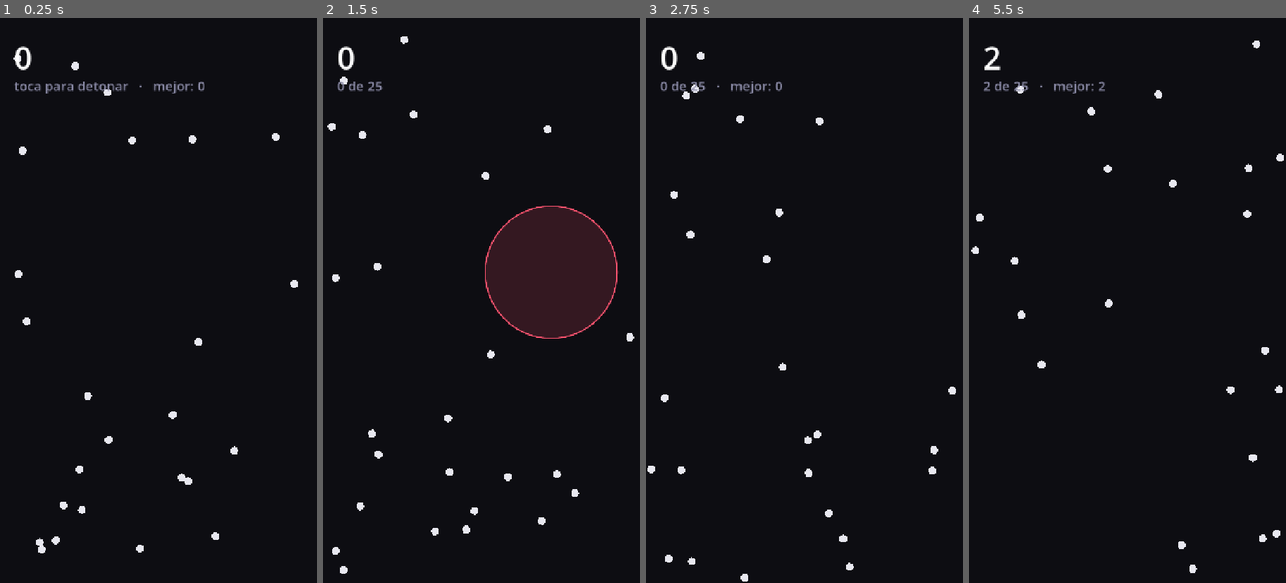
Above: before the commit, frames 1-4 (left to right).
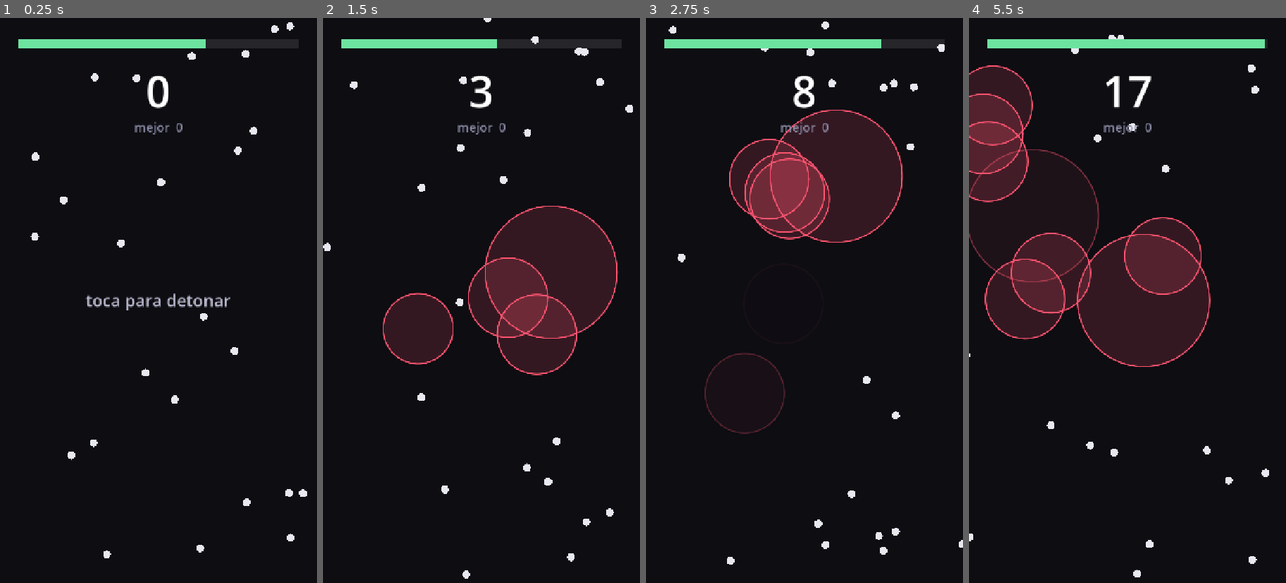
Above: after the commit, the same moments.

Repository: DanyDanny7/yesca
Game: Godot game, scene res://main.tscn
Two runs of this game, one before a commit and one after it. Both use one fixed random seed, a clock stepped at 60 frames per second and the inputs below.
Inputs (mouse positions are in pixels of both pictures, inside the frame that each line leads up to):
- Up to frame 1 (0.25 s): no input
- Up to frame 2 (1.5 s): move the mouse to (551, 272) at 0.52 s; click (551, 272) at 0.67 s; move the mouse to (418, 328) at 1.27 s; click (418, 328) at 1.42 s
- Up to frame 3 (2.75 s): move the mouse to (836, 176) at 2.02 s; click (836, 176) at 2.17 s
- Up to frame 4 (5.5 s): move the mouse to (1111, 413) at 2.77 s; click (1111, 413) at 2.92 s; move the mouse to (1222, 385) at 3.52 s; click (1222, 385) at 3.67 s; move the mouse to (1032, 215) at 4.27 s; click (1032, 215) at 4.42 s; move the mouse to (1143, 300) at 5.02 s; click (1143, 300) at 5.17 s

The runs differ from the first frame. In frame 1, 3.7% of the frame differs, in the area x 4-97%, y 0-96%; in frame 2, 9.7%; in frame 3, 13%; in frame 4, 20%, in the area x 0-100%, y 3-99%.

Commit message:
v1: campo continuo y barra de tiempo
El v0 se sentía un bucle sin avance, y con razón: había copiado la estructura
por rondas de Boomshine (detonar, resolver, borrar el tablero, repetir) cuando
el concepto pedía endless explícitamente. Ahora el tablero no se borra nunca y
los puntos atrapados se reponen entrando por los bordes, nunca en medio, para
no romper la lectura de trayectorias.

Con la barra de tiempo aparecieron dos decisiones:

La muerte se evalúa solo con el tablero quieto (barra a cero Y sin detonaciones
vivas), así que un último tap desesperado todavía puede salvarte.

La rampa de dificultad tiene que atacar la economía, no la estética. Subir solo
la velocidad de los puntos no amenazaba a nadie: un jugador competente saca
~7.5s por cada 1.5s que gasta y con ese 4x la barra nunca lo alcanza. Medido,
4 minutos sin morir ni una vez. Con drain_ramp_per_min ambos perfiles mueren:
el descuidado a los ~26s con 37 puntos, el bueno a los ~185s con 462.

Se añade tools/simulacion.gd, que juega partidas enteras con dos perfiles.

Co-Authored-By: Claude Opus 5 (1M context) <noreply@anthropic.com>

Diff:
--- a/main.tscn
+++ b/main.tscn
@@ -11,19 +11,49 @@
 
 [node name="UI" type="CanvasLayer" parent="."]
 
-[node name="Chain" type="Label" parent="UI"]
-offset_left = 32.0
-offset_top = 40.0
-offset_right = 688.0
-offset_bottom = 140.0
-theme_override_font_sizes/font_size = 72
+[node name="BarBg" type="ColorRect" parent="UI"]
+anchor_right = 1.0
+offset_left = 40.0
+offset_top = 48.0
+offset_right = -40.0
+offset_bottom = 68.0
+mouse_filter = 2
+color = Color(1, 1, 1, 0.1)
+
+[node name="BarFill" type="ColorRect" parent="UI/BarBg"]
+offset_right = 20.0
+offset_bottom = 20.0
+mouse_filter = 2
+color = Color(0.427, 0.89, 0.627, 1)
+
+[node name="Score" type="Label" parent="UI"]
+anchor_right = 1.0
+offset_top = 96.0
+offset_bottom = 230.0
+mouse_filter = 2
+theme_override_font_sizes/font_size = 100
 text = "0"
+horizontal_alignment = 1
 
-[node name="Hint" type="Label" parent="UI"]
-offset_left = 32.0
-offset_top = 132.0
-offset_right = 688.0
-offset_bottom = 180.0
+[node name="Best" type="Label" parent="UI"]
+anchor_right = 1.0
+offset_top = 228.0
+offset_bottom = 272.0
+mouse_filter = 2
 theme_override_colors/font_color = Color(0.55, 0.55, 0.66, 1)
-theme_override_font_sizes/font_size = 30
+theme_override_font_sizes/font_size = 28
+text = "mejor  0"
+horizontal_alignment = 1
+
+[node name="Message" type="Label" parent="UI"]
+anchor_top = 0.5
+anchor_right = 1.0
+anchor_bottom = 0.5
+offset_top = -80.0
+offset_bottom = 80.0
+mouse_filter = 2
+theme_override_colors/font_color = Color(0.72, 0.72, 0.8, 1)
+theme_override_font_sizes/font_size = 38
 text = "toca para detonar"
+horizontal_alignment = 1
+vertical_alignment = 1
--- a/scripts/main.gd
+++ b/scripts/main.gd
@@ -1,77 +1,144 @@
 extends Node2D
 
-## Prototipo v0 — Cadena.
-##
-## Aquí se evalúa UNA sola cosa: si la reacción en cadena se siente bien al
-## tacto. No hay barra de tiempo, ni récord persistente, ni derrota — eso es v1.
-## Si esta pantalla no da ganas de volver a tocar, el concepto se cae y no vale
-## la pena seguir. Ver contexto/03-concepto-cadena.md
+## Cadena — v1.
+##
+## Campo continuo: los puntos entran desde los bordes sin parar y el tablero
+## nunca se borra. Una barra de tiempo baja sola; tocar cuesta tiempo y atrapar
+## lo devuelve. Ver contexto/03-concepto-cadena.md
+##
+## v0 estaba estructurado por rondas (detonar, resolver, borrar todo, repetir).
+## Se sentía un bucle cerrado sin avance, que era exactamente el defecto que el
+## concepto endless existía para evitar.
 
 # Los parámetros de calibración van como @export para poder moverlos desde el
 # inspector con el juego corriendo. Calibrar recompilando es insufrible, y en
 # esta fase calibrar ES el trabajo.
 
-@export var dot_count: int = 25
+@export_group("Campo")
+@export var target_dots: int = 25
 @export var dot_speed_min: float = 60.0
 @export var dot_speed_max: float = 140.0
-
-const RESET_DELAY := 0.9
-const SPAWN_MARGIN := 40.0
+@export var respawn_interval: float = 0.4
 
 ## Radio de la detonación del JUGADOR, deliberadamente mayor que el de las
 ## detonaciones en cadena.
 ##
-## Sin esta asimetría el juego se siente muerto: en 720x1280 con 25 puntos, un
-## radio de 90 cubre el 2.8% de la pantalla y el tap inicial atrapa ~1.3 puntos
-## de media, así que la mayoría de partidas arrancan con 0 o 1 y no encadena
-## nada. Subir la densidad en su lugar tendría el efecto contrario — la
-## distancia media entre puntos vecinos (~96 px con 25 puntos) quedaría por
-## debajo del radio de cadena y todo se propagaría solo, sin mérito.
-##
-## Con la asimetría, el primer tap casi siempre produce algo y la propagación
-## sigue dependiendo de que el jugador haya encontrado densidad real.
+## Sin esta asimetría el juego se siente muerto: con radio único de 90 el tap
+## inicial atrapa ~1.3 puntos de media y la mayoría de taps no encadenan nada.
+## Subir la densidad lo invierte — la distancia media entre vecinos cae por
+## debajo del radio de cadena y todo se propaga solo, sin mérito.
+## Medido en contexto/04-calibracion-v0.md.
+@export_group("Detonación")
 @export var tap_radius: float = 150.0
 @export var chain_radius: float = 90.0
 
+## La única economía del juego. De estos cinco números sale toda la tensión: el
+## tap descuidado tiene que ser pérdida neta y el tap bueno ganancia neta. Con
+## las medias medidas (4.4 al azar, 7.6 jugando bien) estos valores dejan el
+## juego descuidado apenas por debajo del equilibrio y el bueno claramente por
+## encima.
+@export_group("Economía de tiempo")
+@export var time_start: float = 10.0
+@export var time_max: float = 15.0
+@export var tap_cost: float = 1.5
+@export var reward_base: float = 0.6
+## Extra por cada punto adicional de la MISMA cascada. Es lo que hace que
+## esperar a que se junten más valga la pena en vez de tocar a cada rato.
+@export var reward_step: float = 0.12
+
+@export_group("Dificultad")
+## Velocidad que ganan los puntos nuevos por cada minuto de partida.
+@export var speed_ramp_per_min: float = 40.0
+## Cuánto se acelera el desagüe de la barra por cada minuto de partida.
+##
+## Es la rampa que de verdad importa. Subir solo la velocidad de los puntos no
+## amenaza a nadie: no toca la economía, y un jugador competente que espera
+## clusters saca ~7.5 s por cada 1.5 s que gasta. Con ese 4x de retorno la
+## barra nunca lo alcanza y la partida no termina jamás — medido, 4 minutos sin
+## una sola muerte. La dificultad tiene que atacar la economía.
+@export var drain_ramp_per_min: float = 0.5
+
+const SPAWN_MARGIN := 40.0
+const WARN_TIME := 3.0
+
 enum State {
-	WAITING,   ## campo lleno, esperando el tap
-	CHAINING,  ## hay detonaciones vivas, el input está bloqueado
-	ENDED,     ## se apagó todo, esperando a repoblar
+	READY,    ## campo vivo, barra llena, el tiempo aún no corre
+	PLAYING,  ## el tiempo baja
+	DEAD,     ## esperando el tap que reinicia
 }
 
 @onready var _dots_root: Node2D = $Dots
 @onready var _explosions_root: Node2D = $Explosions
-@onready var _chain_label: Label = $UI/Chain
-@onready var _hint_label: Label = $UI/Hint
+@onready var _score_label: Label = $UI/Score
+@onready var _best_label: Label = $UI/Best
+@onready var _message_label: Label = $UI/Message
+@onready var _bar_bg: ColorRect = $UI/BarBg
+@onready var _bar_fill: ColorRect = $UI/BarBg/BarFill
 
 var _dots: Array[Dot] = []
 var _explosions: Array[Explosion] = []
-var _state: State = State.WAITING
-var _chain: int = 0
+var _state: State = State.READY
+var _time_left: float = 0.0
+var _score: int = 0
 var _best: int = 0
+var _elapsed: float = 0.0
+## Puntos atrapados por la cascada en curso. Se reinicia cuando no queda
+## ninguna detonación viva, y es lo que escala la recompensa.
+var _cascade_len: int = 0
+var _respawn_timer: float = 0.0
 
 
 func _ready() -> void:
-	_reset_field()
-
-
-func _process(_delta: float) -> void:
+	_start_run()
+
+
+func _process(delta: float) -> void:
 	_prune_explosions()
-	_check_catches()
-
-	if _state == State.CHAINING and _explosions.is_empty():
-		_end_round()
+
+	if _explosions.is_empty():
+		_cascade_len = 0
+
+	if _state == State.PLAYING:
+		_elapsed += delta
+		_time_left -= delta * _drain_rate()
+
+	if _state != State.DEAD:
+		_check_catches()
+		_refill_field(delta)
+
+	# La muerte solo ocurre con el tablero quieto. Así un último tap desesperado
+	# con la barra ya en cero todavía puede salvarte si atrapa algo, y ese
+	# rescate es de los momentos que hacen volver a jugar.
+	if _state == State.PLAYING and _time_left <= 0.0 and _explosions.is_empty():
+		_die()
+
+	_update_ui()
 
 
 func _unhandled_input(event: InputEvent) -> void:
-	if _state != State.WAITING:
-		return
 	# Solo se escucha táctil: project.godot tiene emulate_touch_from_mouse, así
 	# que el clic del editor entra por aquí igual que el dedo en el teléfono.
-	if event is InputEventScreenTouch and event.pressed:
-		_state = State.CHAINING
-		_spawn_explosion(event.position, tap_radius)
-		_update_ui()
+	if not (event is InputEventScreenTouch and event.pressed):
+		return
+
+	match _state:
+		State.DEAD:
+			_start_run()
+		State.READY:
+			_state = State.PLAYING
+			_tap(event.position)
+		State.PLAYING:
+			_tap(event.position)
+
+
+## Segundos de barra que se pierden por segundo real. Empieza en 1.0 y sube.
+func _drain_rate() -> float:
+	return 1.0 + drain_ramp_per_min * (_elapsed / 60.0)
+
+
+func _tap(pos: Vector2) -> void:
+	_time_left -= tap_cost
+	_spawn_explosion(pos, tap_radius)
 
 
 ## Detección de contagios por distancia, no con Area2D.
@@ -92,19 +159,56 @@
 		if hit:
 			caught_at.append(d.position)
 			d.queue_free()
-			_chain += 1
 		else:
 			survivors.append(d)
 
 	_dots = survivors
 
-	# Se difiere el spawn: añadir a _explosions mientras se itera sobre él haría
-	# que un punto se contagie de su propia detonación en el mismo frame.
+	# Se difiere el spawn respecto al bucle de arriba: añadir a _explosions
+	# mientras se itera sobre él haría que un punto se contagie de su propia
+	# detonación en el mismo frame.
 	for pos in caught_at:
+		_cascade_len += 1
+		_score += 1
+		_time_left = minf(time_max, _time_left + reward_base + reward_step * (_cascade_len - 1))
 		_spawn_explosion(pos, chain_radius)
 
-	if not caught_at.is_empty():
-		_update_ui()
+
+## Los puntos entran desde fuera de la pantalla, nunca aparecen en medio.
+##
+## Un punto que se materializa dentro del campo es injusto de dos maneras: se
+## pierde la lectura de trayectorias, que es toda la habilidad del juego, y
+## puede nacer dentro de una detonación activa y regalar un contagio.
+func _refill_field(delta: float) -> void:
+	if _dots.size() >= target_dots:
+		return
+
+	_respawn_timer -= delta
+	if _respawn_timer > 0.0:
+		return
+	_respawn_timer = respawn_interval
+
+	var rect := get_viewport_rect().size
+	var d := Dot.new()
+	var fuera := d.radius * 2.0
+
+	match randi() % 4:
+		0: d.position = Vector2(randf() * rect.x, -fuera)
+		1: d.position = Vector2(randf() * rect.x, rect.y + fuera)
+		2: d.position = Vector2(-fuera, randf() * rect.y)
+		_: d.position = Vector2(rect.x + fuera, randf() * rect.y)
+
+	# Apunta al tercio central para que cruce el campo, en vez de rozar el
+	# borde y volver a salir sin haber estado nunca en juego.
+	var objetivo := Vector2(
+		randf_range(rect.x * 0.33, rect.x * 0.67),
+		randf_range(rect.y * 0.33, rect.y * 0.67))
+	var bonus := speed_ramp_per_min * (_elapsed / 60.0)
+	var rapidez := randf_range(dot_speed_min + bonus, dot_speed_max + bonus)
+	d.velocity = (objetivo - d.position).normalized() * rapidez
+
+	_dots_root.add_child(d)
+	_dots.append(d)
 
 
 func _spawn_explosion(pos: Vector2, radius: float) -> void:
@@ -125,15 +229,12 @@
 	_explosions = alive
 
 
-func _end_round() -> void:
-	_state = State.ENDED
-	_best = maxi(_best, _chain)
-	_update_ui()
-	await get_tree().create_timer(RESET_DELAY).timeout
-	_reset_field()
-
-
-func _reset_field() -> void:
+func _die() -> void:
+	_state = State.DEAD
+	_best = maxi(_best, _score)
+
+
+func _start_run() -> void:
 	for d in _dots:
 		d.queue_free()
 	_dots.clear()
@@ -141,27 +242,40 @@
 		e.queue_free()
 	_explosions.clear()
 
-	var rect := get_viewport_rect()
-	for i in dot_count:
+	# El campo arranca lleno y repartido; solo las reposiciones entran por los
+	# bordes. Verlo llenarse punto a punto sería una espera muerta al empezar.
+	var rect := get_viewport_rect().size
+	for i in target_dots:
 		var d := Dot.new()
 		d.position = Vector2(
-			randf_range(SPAWN_MARGIN, rect.size.x - SPAWN_MARGIN),
-			randf_range(SPAWN_MARGIN, rect.size.y - SPAWN_MARGIN))
+			randf_range(SPAWN_MARGIN, rect.x - SPAWN_MARGIN),
+			randf_range(SPAWN_MARGIN, rect.y - SPAWN_MARGIN))
 		d.velocity = Vector2.from_angle(randf() * TAU) * randf_range(dot_speed_min, dot_speed_max)
 		_dots_root.add_child(d)
 		_dots.append(d)
 
-	_chain = 0
-	_state = State.WAITING
-	_update_ui()
+	_state = State.READY
+	_time_left = time_start
+	_score = 0
+	_elapsed = 0.0
+	_cascade_len = 0
+	_respawn_timer = respawn_interval
 
 
 func _update_ui() -> void:
-	_chain_label.text = str(_chain)
+	_score_label.text = str(_score)
+	_best_label.text = "mejor  %d" % _best
+
+	var frac := clampf(_time_left / time_max, 0.0, 1.0)
+	_bar_fill.size = Vector2(_bar_bg.size.x * frac, _bar_bg.size.y)
+	# El aviso tiene que llegar mientras todavía hay algo que hacer, no cuando
+	# ya está perdido.
+	_bar_fill.color = Color("ff5470") if _time_left < WARN_TIME else Color("6de3a0")
+
 	match _state:
-		State.WAITING:
-			_hint_label.text = "toca para detonar   ·   mejor: %d" % _best
-		State.CHAINING:
-			_hint_label.text = "%d de %d" % [_chain, dot_count]
-		State.ENDED:
-			_hint_label.text = "%d de %d   ·   mejor: %d" % [_chain, dot_count, _best]
+		State.READY:
+			_message_label.text = "toca para detonar"
+		State.PLAYING:
+			_message_label.text = ""
+		State.DEAD:
+			_message_label.text = "%d puntos\ntoca para reintentar" % _score
--- /dev/null
+++ b/tools/simulacion.gd
@@ -0,0 +1,139 @@
+extends SceneTree
+
+## Simulador de partidas. No forma parte del juego.
+##
+## Juega partidas enteras sin dibujar nada, con dos perfiles de jugador, y
+## reporta cuánto sobreviven y cuánto puntúan. Sirve para responder la única
+## pregunta que decide si la economía de tiempo funciona:
+##
+##   ¿el tap descuidado pierde y el tap bueno gana?
+##
+## Si los dos perfiles sobreviven igual, el juego es trivial. Si los dos mueren
+## rápido, es injugable. Lo que buscamos es separación clara entre ambos.
+##
+## Uso:
+##   godot --headless --path . --script res://tools/simulacion.gd
+##   godot --headless --path . --script res://tools/simulacion.gd -- 150 2 bueno
+##
+## Argumentos opcionales tras el "--": cap en segundos, número de partidas y
+## el perfil a correr ("bueno", "descuidado" o nada para los dos).
+##
+## Dos avisos al leer los resultados:
+##  - headless ignora el tamaño de ventana y da un viewport cuadrado de
+##    1280x1280, por eso target_dots sube a 44: es lo que iguala la densidad
+##    del campo real de 720x1280.
+##  - se acelera con Engine.time_scale porque headless corre en tiempo real.
+##    A x3 los puntos avanzan ~3 px por frame, muy por debajo del radio de
+##    detonación, así que la detección de contagios no se degrada.
+
+var runs := 3
+var cap_segundos := 45.0
+var solo := ""
+const ACELERACION := 3.0
+
+## Cuántos puntos tiene que ver juntos el jugador bueno para gastar un tap.
+const CLUSTER_MINIMO := 6
+## Por debajo de esto ya no se puede elegir: toca detonar donde sea.
+const DESESPERO := 2.5
+
+
+func _initialize() -> void:
+	var args := OS.get_cmdline_user_args()
+	if args.size() > 0:
+		cap_segundos = float(args[0])
+	if args.size() > 1:
+		runs = int(args[1])
+	if args.size() > 2:
+		solo = args[2]
+
+	Engine.time_scale = ACELERACION
+	var main = load("res://main.tscn").instantiate()
+	main.target_dots = 44
+	root.add_child(main)
+	await process_frame
+	await process_frame
+
+	print("viewport: ", root.get_visible_rect().size, "   cap: %.0fs   partidas: %d" % [cap_segundos, runs])
+	print("")
+	if solo != "bueno":
+		await _perfil(main, "DESCUIDADO (toca al azar en cuanto le baja la barra)", false)
+	if solo != "descuidado":
+		await _perfil(main, "BUENO      (espera a ver %d juntos)" % CLUSTER_MINIMO, true)
+	quit()
+
+
+func _perfil(main, etiqueta: String, bueno: bool) -> void:
+	var tiempos := []
+	var scores := []
+	for r in runs:
+		var res = await _partida(main, bueno)
+		tiempos.append(res[0])
+		scores.append(res[1])
+	print(etiqueta)
+	print("   sobrevivió: %s   (media %.1fs)" % [_fmt(tiempos, "%.1fs"), _media(tiempos)])
+	print("   puntuó:     %s   (media %.1f)" % [_fmt(scores, "%d"), _media(scores)])
+	print("")
+
+
+func _partida(main, bueno: bool) -> Array:
+	main._start_run()
+	main._state = 1  # PLAYING
+	await process_frame
+
+	while main._state != 2 and main._elapsed < cap_segundos:
+		await process_frame
+		if main._explosions.size() > 0:
+			continue  # con una cascada en curso no se toca, se mira
+		var objetivo = _decidir(main, bueno)
+		if objetivo != null:
+			main._tap(objetivo)
+
+	return [main._elapsed, main._score]
+
+
+func _decidir(main, bueno: bool):
+	var apurado: bool = main._time_left < DESESPERO
+	if not bueno:
+		# Reactivo y sin criterio: toca en cuanto la barra baja de la mitad.
+		if main._time_left < main.time_max * 0.5:
+			var r := root.get_visible_rect().size
+			return Vector2(randf() * r.x, randf() * r.y)
+		return null
+
+	var mejor = _mejor_cluster(main)
+	if mejor == null:
+		return null
+	if mejor[1] >= CLUSTER_MINIMO or apurado:
+		return mejor[0]
+	return null
+
+
+## Devuelve [posición, cuántos puntos caen dentro del radio de tap].
+func _mejor_cluster(main):
+	var mejor_pos = null
+	var mejor_n := -1
+	for d in main._dots:
+		var n := 0
+		for o in main._dots:
+			if d.position.distance_to(o.position) <= main.tap_radius:
+				n += 1
+		if n > mejor_n:
+			mejor_n = n
+			mejor_pos = d.position
+	if mejor_pos == null:
+		return null
+	return [mejor_pos, mejor_n]
+
+
+func _media(a: Array) -> float:
+	var s := 0.0
+	for v in a:
+		s += float(v)
+	return s / a.size()
+
+
+func _fmt(a: Array, f: String) -> String:
+	var partes := []
+	for v in a:
+		partes.append(f % v)
+	return "  ".join(partes)
Not shown, changed: README.md
Not shown, changed: contexto/03-concepto-cadena.md
Not shown, added: contexto/05-economia-v1.md
Not shown, changed: contexto/README.md
